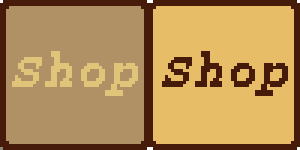
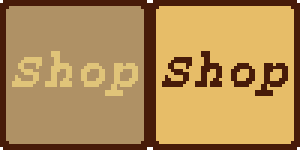
Before/after of a 300px x 150px layered artwork. What changed in the layer stack:
painted on "upgrade_jeff.png" over [0, 6, 159, 150]
